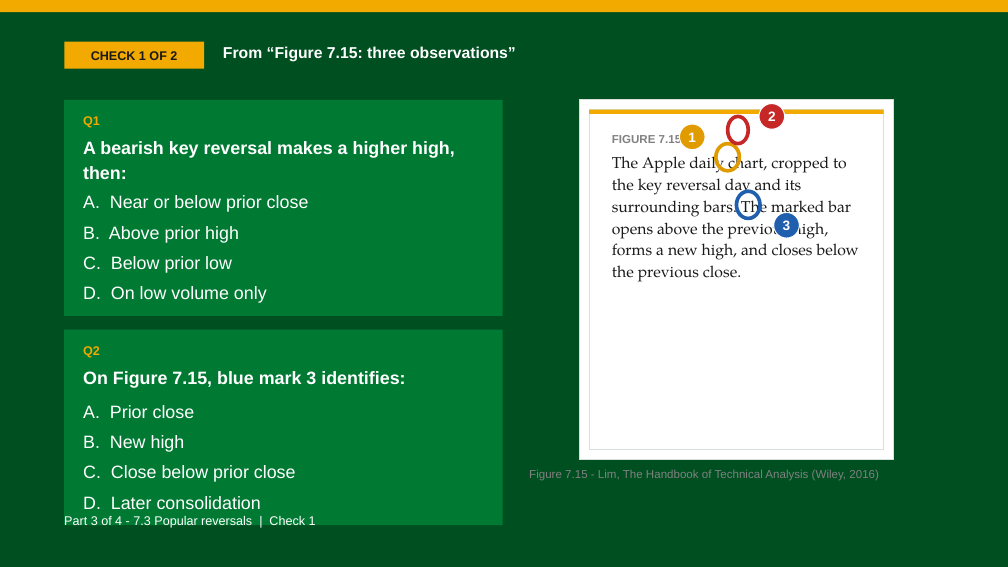
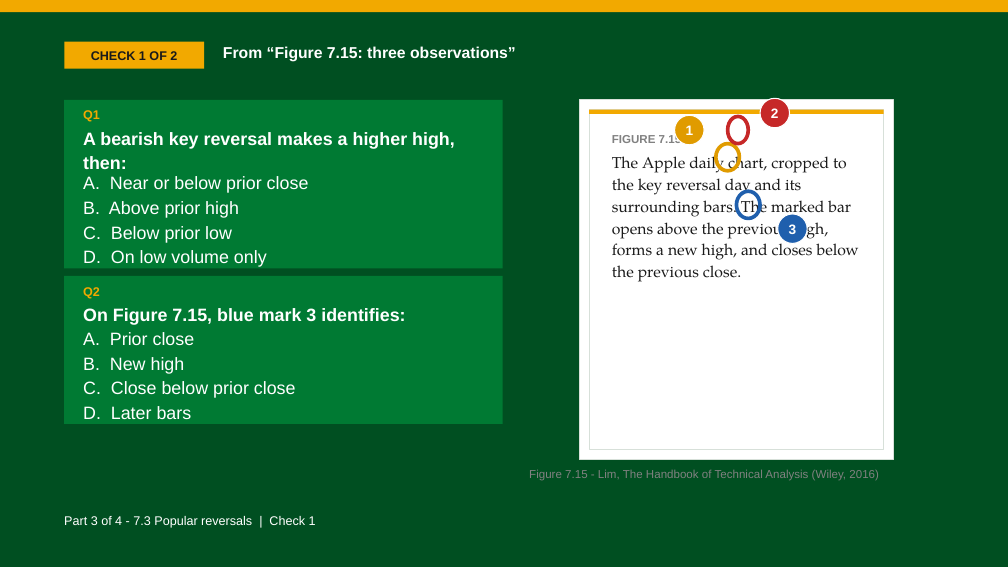
Before and after one commit to benjiesotelo-sudo/Telos_FIN1209, a slide deck: slide 11 of chapter-07/FIN1209-Chapter-07.pptx. Drawn at 1008x567 pixels with LibreOffice and Linux fonts; fonts in the diff are those of the drawing. Boxes give left, top, right and bottom in pixels: in the first picture for what was removed or moved away, otherwise in the second. Text is boxed around its words. In the diff, an @@ line names an element or a change of style, - is before the commit and + after.

```diff
--- a/chapter-07/FIN1209-Chapter-07.pptx
+++ b/chapter-07/FIN1209-Chapter-07.pptx
@@ rectangle: place and size @@
-rectangle at <box>64,100,503,316</box>
+rectangle at <box>64,100,503,268</box>
@@ text "Q1": place and size @@
-text "Q1" at <box>83,116,100,128</box>
+text "Q1" at <box>83,110,100,122</box>
@@ ellipse "1": place and size @@
-ellipse "1" at <box>680,124,706,150</box>
+ellipse "1" at <box>675,115,704,144</box>
@@ ellipse "2": place and size @@
-ellipse "2" at <box>759,104,785,129</box>
+ellipse "2" at <box>760,98,789,128</box>
@@ text "A bearish key reversal makes ...": place and size @@
-text "A bearish key reversal makes ..." at <box>83,141,455,179</box>
+text "A bearish key reversal makes ..." at <box>83,132,455,169</box>
@@ text "A. Near or below prior ...": place and size @@
-text "A. Near or below prior ..." at <box>83,195,309,303</box>
+text "A. Near or below prior ..." at <box>83,176,309,267</box>
@@ text "A. Near or below prior ..." at <box>83,176,309,267</box>: line spacing 1.12 to 1.05; less space between paragraphs @@
@@ ellipse "3": place and size @@
-ellipse "3" at <box>774,212,799,238</box>
+ellipse "3" at <box>778,214,808,243</box>
@@ rectangle: place and size @@
-rectangle at <box>64,330,503,526</box>
+rectangle at <box>64,276,503,424</box>
@@ text "Q2": place and size @@
-text "Q2" at <box>83,346,100,358</box>
+text "Q2" at <box>83,287,100,299</box>
@@ text "On Figure 7.15, blue mark ...": place and size @@
-text "On Figure 7.15, blue mark ..." at <box>83,371,405,388</box>
+text "On Figure 7.15, blue mark ..." at <box>83,308,405,325</box>
@@ text "A. Prior close": place and size @@
-text "A. Prior close" at <box>83,405,296,509</box>
+text "A. Prior close" at <box>83,332,296,419</box>
@@ text at <box>83,332,296,398</box>: line spacing 1.12 to 1.05; less space between paragraphs @@
@@ text at <box>83,406,192,419</box>: text changed @@
-D. Later consolidation
+D. Later bars
```
Also in this commit, not shown: 6 other slides changed, 2 other files.
